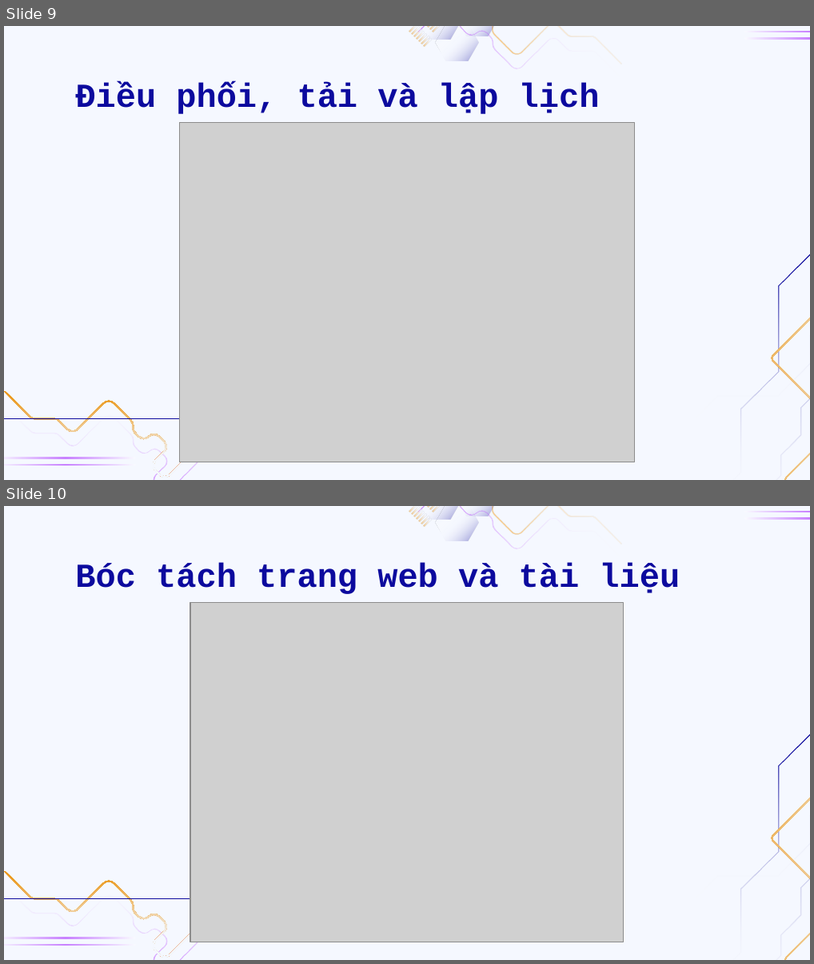
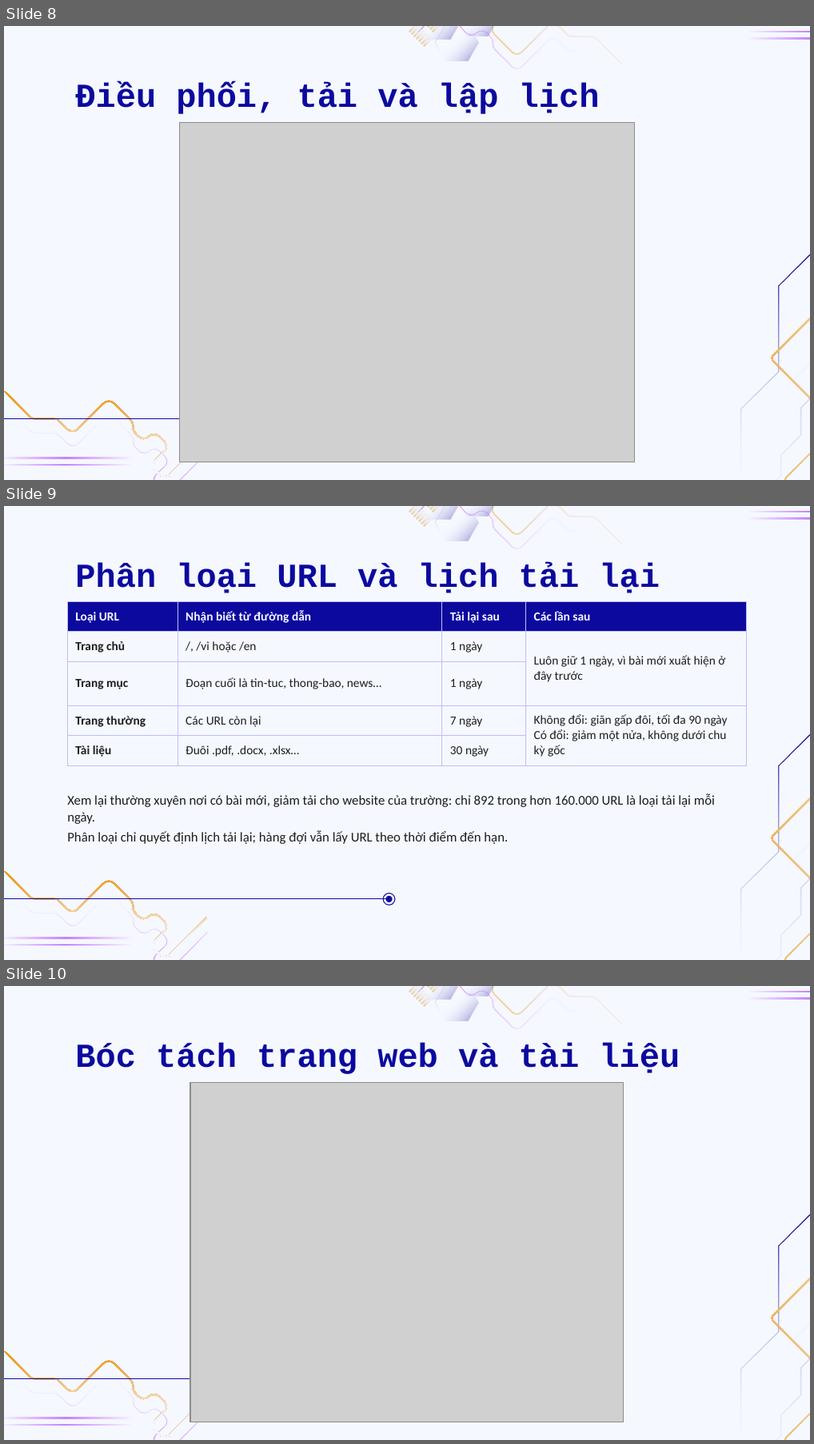
Before and after one commit to doanan293/WebCorpusPipeline, a slide deck: docs/presentation/BAT-thu-thap-boc-tach-tim-kiem.pptx. Shown one above the other, each under a label of ours: slides 9 and 10 before the commit, slides 8, 9 and 10 after it. The pictures are 814x964 and 814x1444 pixels, drawn with LibreOffice and Linux fonts; fonts in the diff are those of the drawing; grey boxes stand for pictures; background and template pictures are left out. Boxes give left, top, right and bottom in pixels: in the first picture for what was removed or moved away, otherwise in the second. Text is boxed around its words. In the diff, an @@ line names an element or a change of style, - is before the commit and + after.

```diff
--- a/docs/presentation/BAT-thu-thap-boc-tach-tim-kiem.pptx
+++ b/docs/presentation/BAT-thu-thap-boc-tach-tim-kiem.pptx
@@ slide 9 added at [4, 506, 810, 960], background #F5F8FF; not listed: 23 template elements that a slide beside it also shows @@
@@ title added at [75, 562, 660, 593], 30 pt, text #0C0A9E, bold @@
+Phân loại URL và lịch tải lại
@@ table added at [68, 601, 747, 765], 5 rows, 4 columns @@
+Loại URL | Nhận biết từ đường dẫn | Tải lại sau | Các lần sau
+Trang chủ | /, /vi hoặc /en | 1 ngày | Luôn giữ 1 ngày, vì bài mới xuất hiện ở đây trước
+Trang mục | Đoạn cuối là tin-tuc, thong-bao, news… | 1 ngày | 
+Trang thường | Các URL còn lại | 7 ngày | Không đổi: giãn gấp đôi, tối đa 90 ngày / Có đổi: giảm một nửa, không dưới chu kỳ gốc
+Tài liệu | Đuôi .pdf, .docx, .xlsx… | 30 ngày | 
@@ text added at [67, 794, 715, 844], 12 pt, text #1D1D1D @@
+Xem lại thường xuyên nơi có bài mới, giảm tải cho website của trường: chỉ 892 trong hơn 160.000 URL là loại tải lại mỗi ngày.
+Phân loại chỉ quyết định lịch tải lại; hàng đợi vẫn lấy URL theo thời điểm đến hạn.
@@ group added at [4, 870, 395, 960]: 2 freeform shapes, 2 ellipses, 1 line @@
@@ what was slide 9 is now slide 8 @@
```
Also in this commit, not shown: 5 slides changed, 2 other slides added, 1 slide removed, 3 other files.
